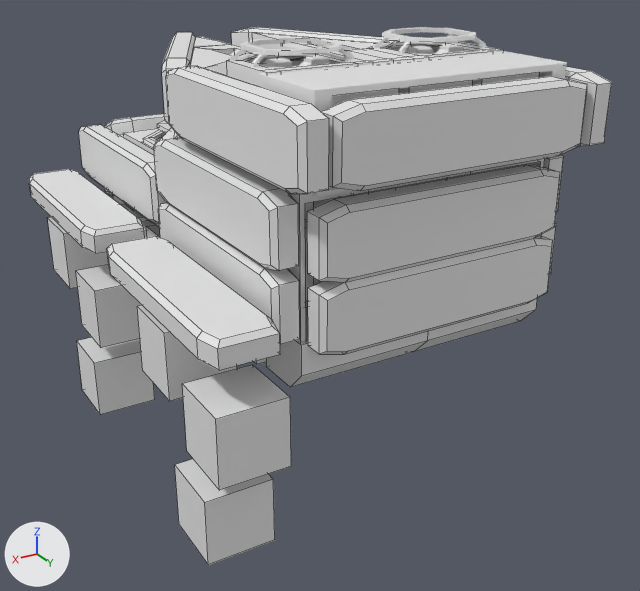
The Blender file Assets/BlenderFiles/RobotV1/FrontKabine + FrontHuelle + Mittelkabine + Getriebeeinheit + Roboterturm/FrontKabine + FrontHuelle + Mittelkabine + Getriebeeinheit + Roboterturm_27.blend, before and after one commit.
One viewpoint serves both versions: a camera (50 mm lens) standing at (14.2, 24.7, 15.9) and looking at (-0.1, 0.9, 4.0). Lighting does not change. The marker at lower left points along +X, +Y and +Z. Mesh edges are drawn as thin lines on the coarser meshes.
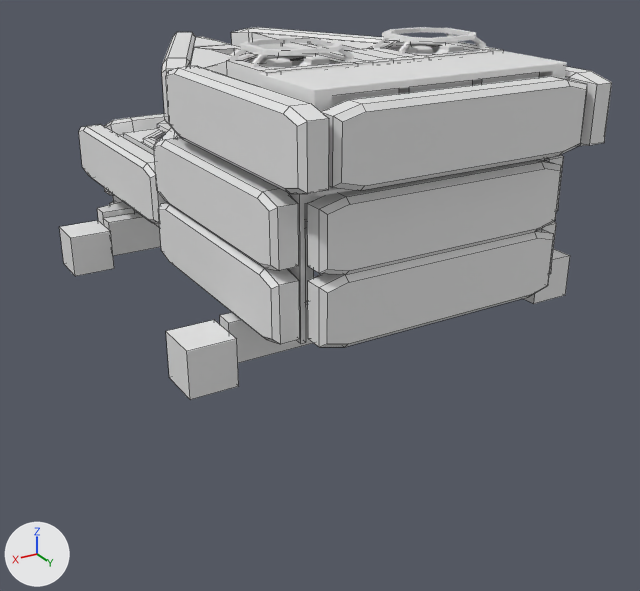
Where the newer file only moved an object's origin or applied its transform, the numbers keep the older frame.

Pixel boxes [x1, y1, x2, y2] of what changed, in the pictures (640 x 591 px):
'Cube.030', moved: before [307, 165, 560, 282]; after [307, 159, 561, 275]
'Cube.035', moved: before [308, 235, 553, 354]; after [308, 228, 554, 347]
'Cube.032', moved, rescaled: before [182, 365, 291, 490]; after [220, 302, 313, 363]
'Cube.042', deleted: before [107, 236, 280, 370]
'Cube.004', reshaped, moved, rescaled: before [121, 204, 537, 387]; after [166, 320, 239, 400]
'Cube.036', deleted: before [175, 459, 275, 565]
'Cube.033', moved, rescaled: before [76, 265, 141, 348]; after [59, 220, 114, 276]
'Cube.040', moved, turned (not visible afterwards): before [29, 169, 145, 253]
'Cube.038', deleted: before [77, 337, 155, 415]
'Cube.039', moved, rescaled: before [48, 217, 109, 289]; after [103, 213, 161, 256]
'Cube.034', deleted: before [137, 305, 237, 401]
'Cube.016', mesh rescaled: before [142, 221, 155, 238]; after [523, 249, 570, 304]
'Cube.018', reshaped: before [112, 193, 134, 210]; after [97, 193, 138, 225]
part 1 of me_cube_024, added: after [97, 193, 138, 225]
part 2 of me_cube_003, added: after [166, 320, 239, 400]
part 3 of me_cube_003, deleted: before [121, 204, 149, 222]
part 4 of me_cube_003, deleted: before [266, 298, 537, 387]
part 5 of me_cube_003, deleted: before [146, 225, 160, 238]

The edits, one by one:
me_cube_003 has 67 vertices, 49 faces and spans x -1.0..1.0, y -1.15..1.15, z -1.0..1.0.
me_cube_003 is used by ob_cube_004; location (0.0, 0.0, 5.0); scale (4.1, 6.08, 0.76).
me_cube_003 part 2: a new loose piece, a box spanning x -1.0..1.0, y -1.0..1.0, z -1.0..1.0.
me_cube_003 part 3: the loose piece of 24 vertices spanning x -1.0..1.0, y -1.15..-0.82, z -1.0..1.0 is deleted.
me_cube_003 part 4: the loose piece of 19 vertices spanning x -1.0..1.0, y 0.82..1.15, z -1.0..1.0 is deleted.
me_cube_003 part 5: the loose piece of 12 vertices spanning x 0.82..1.0, y -0.65..0.65, z -1.0..1.0 is deleted.
me_cube_024 is used by ob_cube_018; location (0.0, -8.05, 6.5); scale (3.78, 1.0, 2.25).
me_cube_024 had 14 vertices, 11 faces and spanned x -1.0..1.0, y -0.5..2.0, z -1.0..0.76.
me_cube_024 now has 34 vertices, 30 faces and spans x -1.32..1.32, y -0.5..2.0, z -1.0..0.76.
me_cube_024 part 1: 20 vertices added at x -1.32..1.32, y -0.5..2.0, z -1.0..0.76.
me_cube_012 has 8 vertices, 6 faces and spans x -1.0..1.0, y -1.0..0.0, z -0.6..0.6.
me_cube_012 is used by ob_cube_016; location (0.0, -4.0, 5.0); scale (4.4, 1.0, 1.0).
me_cube_012 part 6: the whole mesh is scaled about its middle by (0.159, 1.39, 1.17), then moved by (-1.36, 9.5, 0.0).
Object 'Cube.004' (ob_cube_004) moves from (0.0, 0.0, 5.0) to (6.0, 5.0, 5.0).
Object 'Cube.004' (ob_cube_004) is rescaled from (4.1, 6.08, 0.76) to (0.7, 0.7, 0.7).
Object 'Cube.034' (ob_cube_034) is deleted.
Object 'Cube.039' (ob_cube_039) moves from (6.0, -5.0, 5.0) to (0.0, -5.7, 5.0).
Object 'Cube.039' (ob_cube_039) is rescaled from (1.0, 1.0, 1.0) to (5.0, 0.3, 0.64).
Object 'Cube.032' (ob_cube_032) moves from (6.0, 7.0, 4.0) to (0.0, 4.3, 5.0).
Object 'Cube.032' (ob_cube_032) is rescaled from (1.0, 1.0, 1.0) to (5.0, 0.3, 0.64).
Object 'Cube.033' (ob_cube_033) moves from (6.0, -2.0, 4.0) to (6.0, -5.0, 5.0).
Object 'Cube.033' (ob_cube_033) is rescaled from (1.0, 1.0, 1.0) to (0.7, 0.7, 0.7).
Object 'Cube.036' (ob_cube_036) is deleted.
Object 'Cube.038' (ob_cube_038) is deleted.
Object 'Cube.030' (ob_cube_030) moves from (0.0, 7.3, 8.5) to (0.0, 7.3, 8.7).
Object 'Cube.035' (ob_cube_035) moves from (0.0, 7.3, 6.5) to (0.0, 7.3, 6.7).
Object 'Cube.040' (ob_cube_040) moves from (6.0, -5.0, 6.5) to (0.0, -8.2, 4.6).
Object 'Cube.040' (ob_cube_040) turns from (-90, 0, 90) to (50, 0, 0) degrees about x, y and z.
Object 'Cube.042' (ob_cube_042) is deleted.
